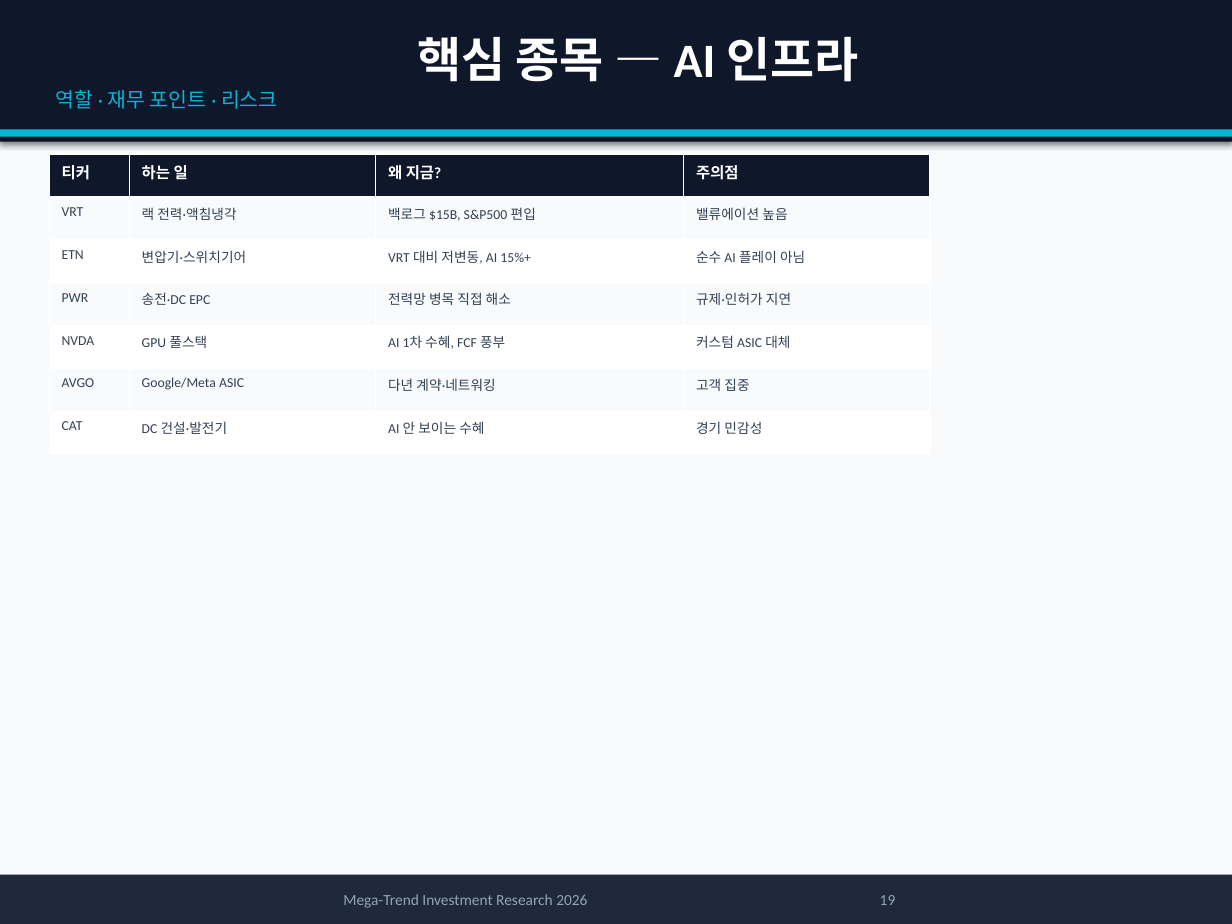
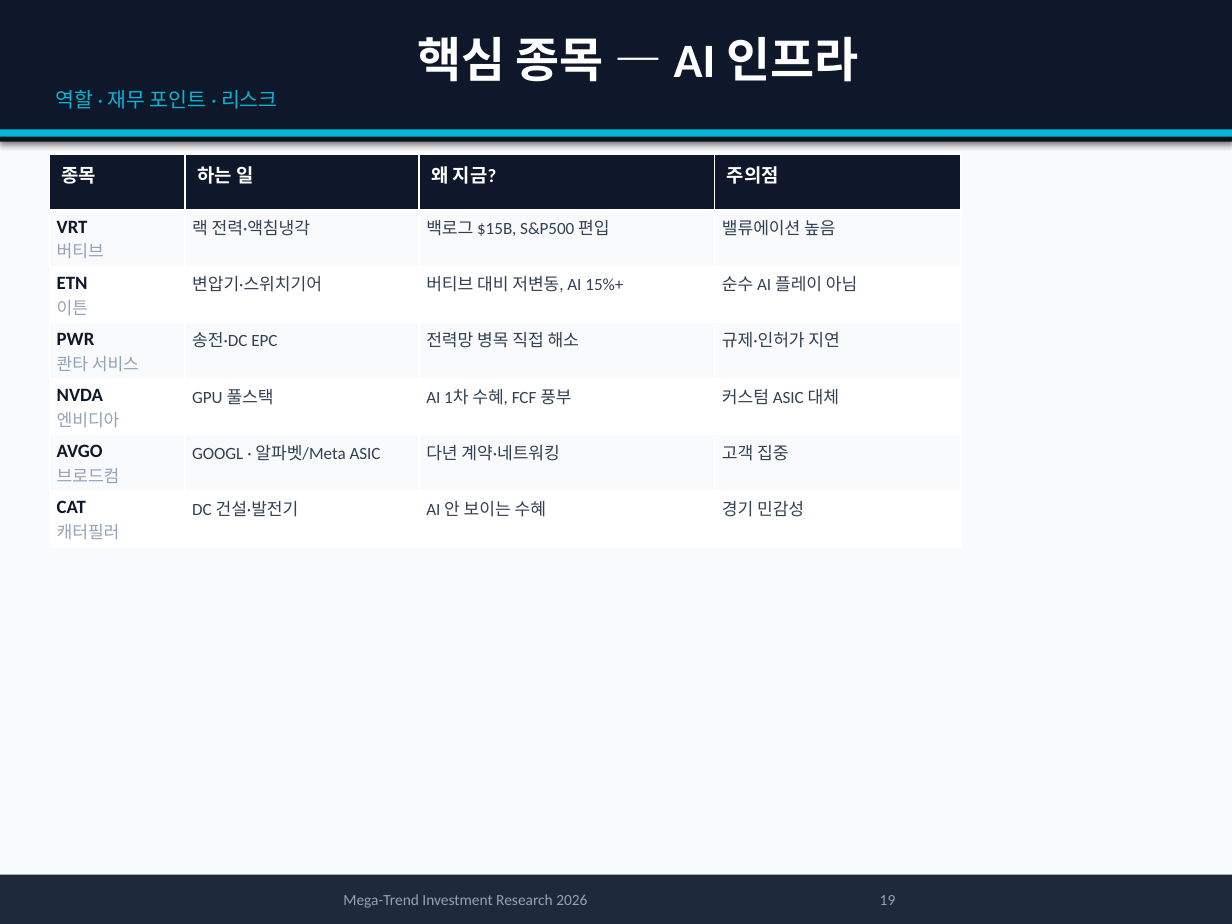
Before and after one commit to yskkkk/Stock, a slide deck: slide 19 of reports/megatrend-investment-report-2026.pptx. Drawn at 1232x924 pixels with LibreOffice and Linux fonts; fonts in the diff are those of the drawing. Boxes give left, top, right and bottom in pixels: in the first picture for what was removed or moved away, otherwise in the second. Text is boxed around its words. In the diff, an @@ line names an element or a change of style, - is before the commit and + after.

```diff
--- a/reports/megatrend-investment-report-2026.pptx
+++ b/reports/megatrend-investment-report-2026.pptx
@@ table at (x1=49, y1=154, x2=961, y2=547) @@
-row 1, column 1: 티커
+row 1, column 1: 종목
-row 2, column 1: VRT
+row 2, column 1: VRT / 버티브
-row 3, column 1: ETN
+row 3, column 1: ETN / 이튼
-row 3, column 3: VRT 대비 저변동, AI 15%+
+row 3, column 3: 버티브 대비 저변동, AI 15%+
-row 4, column 1: PWR
+row 4, column 1: PWR / 콴타 서비스
-row 5, column 1: NVDA
+row 5, column 1: NVDA / 엔비디아
-row 6, column 1: AVGO
+row 6, column 1: AVGO / 브로드컴
-row 6, column 2: Google/Meta ASIC
+row 6, column 2: GOOGL · 알파벳/Meta ASIC
-row 7, column 1: CAT
+row 7, column 1: CAT / 캐터필러
@@ size 9 to 11 pt in "하는 일", "왜 지금?", "주의점" @@
@@ size 8 to 10 pt in "랙 전력·액침냉각", "백로그 $15B, S&P500 편입", "밸류에이션 높음", "변압기·스위치기어" and 12 more places @@
@@ table resized from (x1=49, y1=154, x2=930, y2=455) to (x1=49, y1=154, x2=961, y2=547) @@
```
Also in this commit, not shown: 30 other slides changed, 1 other file.
